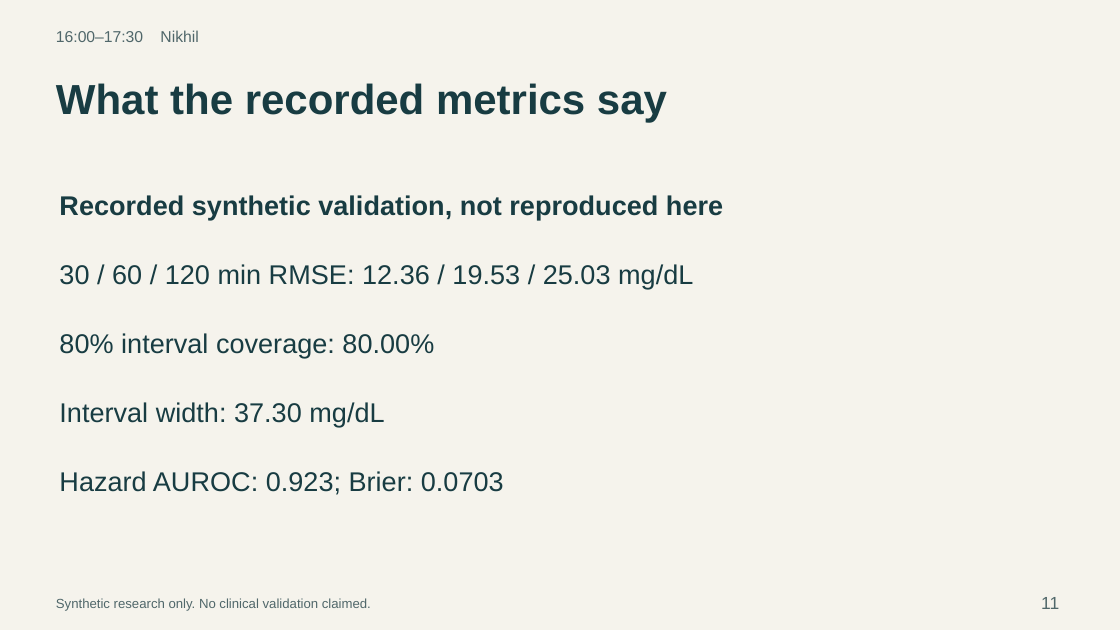
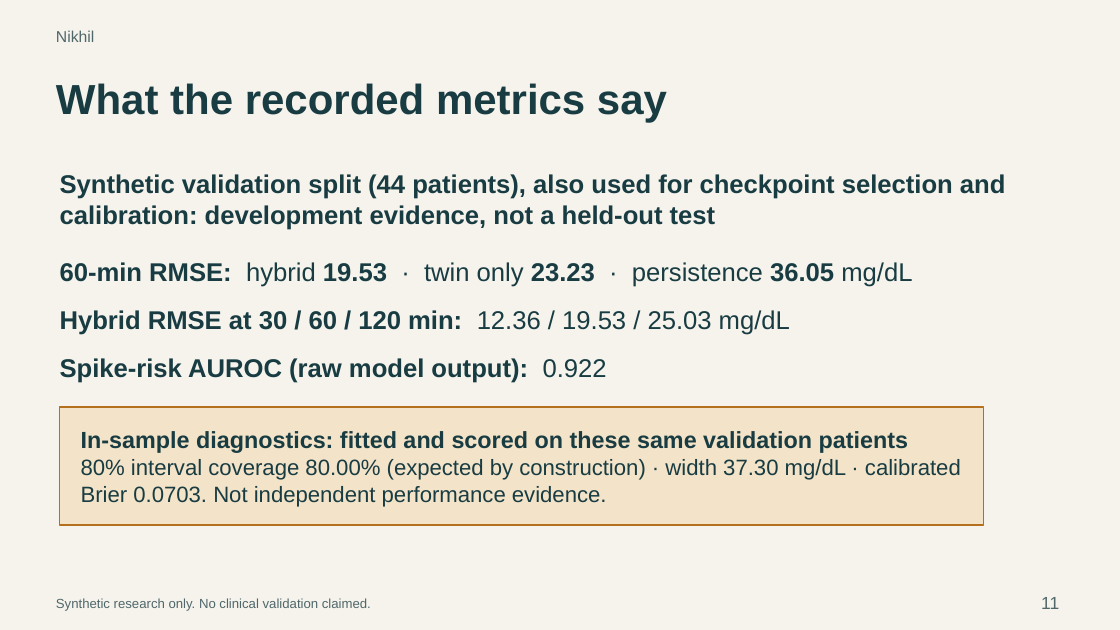
Before and after one commit to AkshayAlgoX/T2D-Glucose-Digital-Twin, a slide deck: slide 11 of docs/presentation/presentation.pptx. Drawn at 1120x630 pixels with LibreOffice and Linux fonts; fonts in the diff are those of the drawing. Boxes give left, top, right and bottom in pixels: in the first picture for what was removed or moved away, otherwise in the second. Text is boxed around its words. In the diff, an @@ line names an element or a change of style, - is before the commit and + after.

```diff
--- a/docs/presentation/presentation.pptx
+++ b/docs/presentation/presentation.pptx
@@ text at [56,30,94,42]: text changed @@
-16:00–17:30 Nikhil
+Nikhil
@@ text at [60,174,1006,230]: text changed; size 23.2 to 22 pt @@
-Recorded synthetic validation, not reproduced here
+Synthetic validation split (44 patients), also used for checkpoint selection and calibration: development evidence, not a held-out test
@@ text at [60,262,912,287]: text changed; size 23.2 to 22 pt @@
-30 / 60 / 120 min RMSE: 12.36 / 19.53 / 25.03 mg/dL
+60-min RMSE: hybrid 19.53 · twin only 23.23 · persistence 36.05 mg/dL
@@ text at [60,310,790,335]: text changed; size 23.2 to 22 pt; bold on @@
-80% interval coverage: 80.00%
+Hybrid RMSE at 30 / 60 / 120 min: 12.36 / 19.53 / 25.03 mg/dL
@@ text at [60,358,607,383]: text changed; size 23.2 to 22 pt; bold on @@
-Interval width: 37.30 mg/dL
+Spike-risk AUROC (raw model output): 0.922
@@ rectangle added at [60,408,984,525], fill #F3E3C8, outline #B5701E 1.5 pt, 19 pt, text #183C42 @@
+In-sample diagnostics: fitted and scored on these same validation patients
+80% interval coverage 80.00% (expected by construction) · width 37.30 mg/dL · calibrated Brier 0.0703. Not independent performance evidence.
@@ text removed at [59,471,504,495] @@
-Hazard AUROC: 0.923; Brier: 0.0703
```
Also in this commit, not shown: 13 other slides changed, 5 other files.
